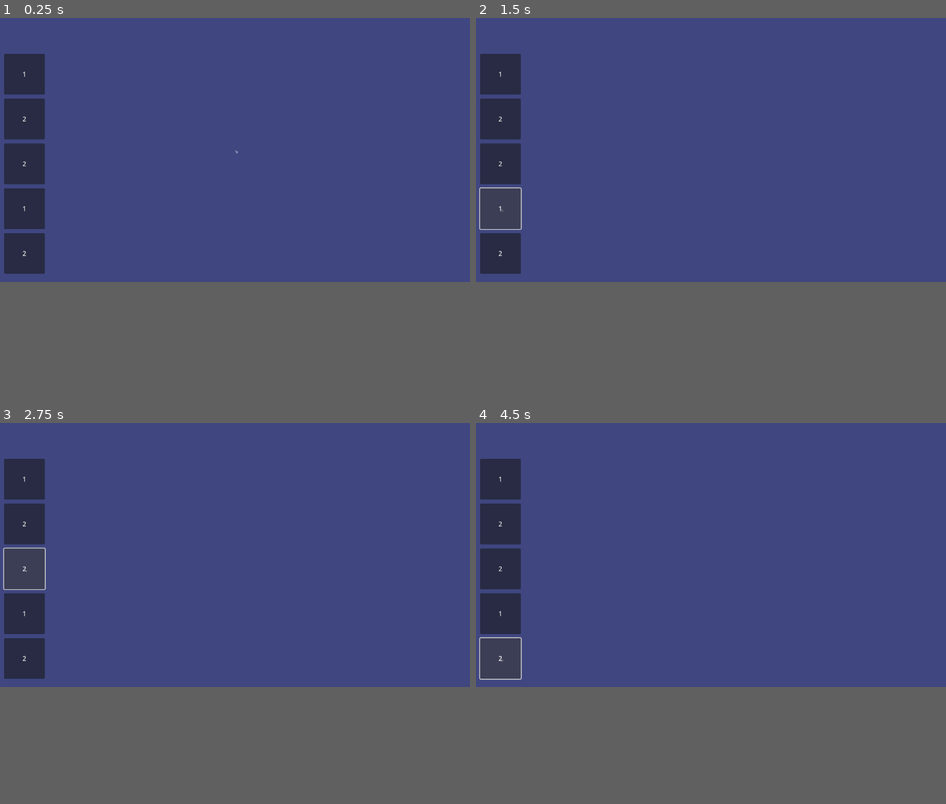
Above: before the commit, frames 1-4 (two rows, left to right).
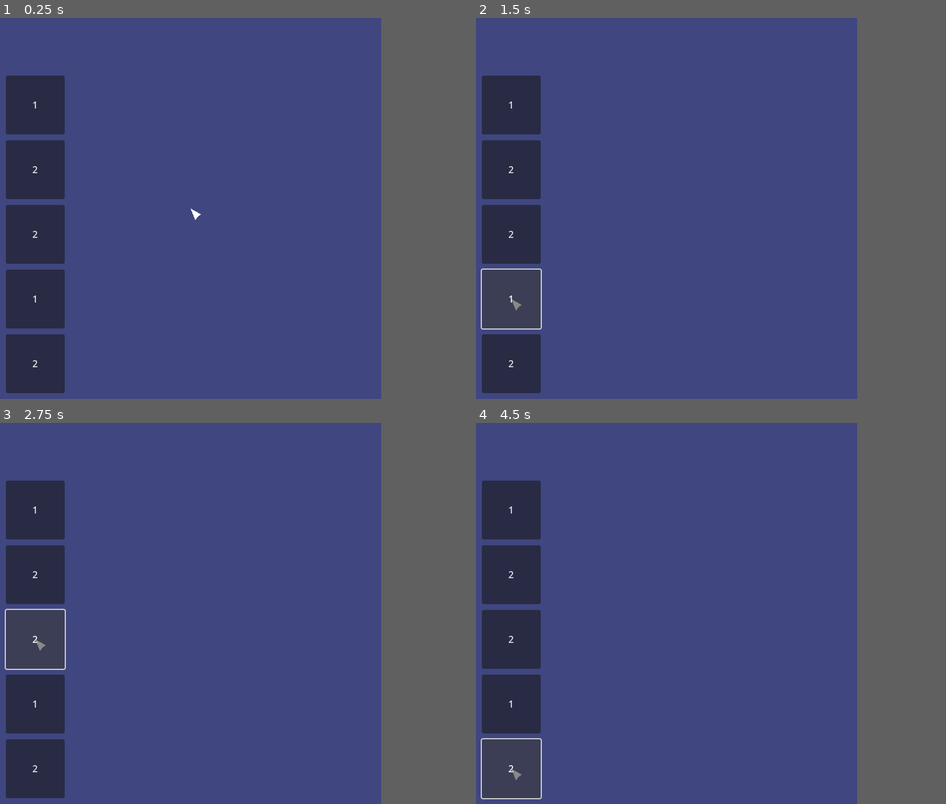
Above: after the commit, the same moments.

Repository: OleksandrLevchuk/Combine-Three
Game: Godot game, scene res://main.tscn
Same seed, same stepped clock (60 frames per second), same inputs: the game is played once before the commit and once after it.
Inputs:
- Up to frame 1 (0.25 s): no input
- Up to frame 2 (1.5 s): click "2" at 0.5 s; click "1" at 1.25 s
- Up to frame 3 (2.75 s): click "2" at 2 s
- Up to frame 4 (4.5 s): click "2" at 2.75 s; click "1" at 3.5 s; click "2" at 4.25 s
In our replay, the window is 799x449 before the commit and 648x648 after it. These sizes can differ from the game's own. Grey fills any space a smaller window leaves; there, only what the larger window draws over its background counts as a difference.

The runs differ from the first frame. In frame 1, 7.2% of the frame differs, in the area x 0-51%, y 9-99%; in frame 2, 7.3%; in frame 3, 7.3%; in frame 4, 7.4%, in the area x 0-15%, y 9-99%.

Commit message:
exported for web

Diff:
--- a/main.tscn
+++ b/main.tscn
@@ -7,18 +7,22 @@
 script/source = "extends Control
 
 
-var column := [ 2, 1, 2, 2, 1 ]
-var tile_scene := preload(\"res://tile.tscn\")
-@onready var GRID_SIZE :int = tile_scene.instantiate().size.x + 10
-@onready var SCREEN_BOTTOM := DisplayServer.window_get_size().y
+var column := [ 2, 1, 2, 2, 1 ] # масив з якого створюватимемо плитки в колонці
+var tile_scene := preload(\"res://tile.tscn\") # берем зразок плитки
+var GRID_GAP := 10 # відстань між плитками
+@onready var GRID_SIZE :int = tile_scene.instantiate().size.x # розмір плиток
+@onready var SCREEN_BOTTOM := DisplayServer.window_get_size().y # низ екрана
 
 
-func _ready():
-	for i in column.size():
-		var tile: Button = tile_scene.instantiate()
-		tile.text = str( column[i] )
-		add_child(tile)
-		tile.position = Vector2( 10, SCREEN_BOTTOM - GRID_SIZE * ( i+1 ) - 10 )
+func _ready(): # тут починається гра
+	for i in column.size(): # ідемо циклом по кожному елементі в масиві
+		var tile: Button = tile_scene.instantiate() #створює плитку
+		tile.text = str( column[i] ) #ставить текст плитки на число з масива
+		# задати положення плитки, відступивши 10 пікс зліва і знизу екрана
+		tile.position = Vector2( GRID_GAP, SCREEN_BOTTOM - GRID_GAP )
+		# відступити вверх на стільки клітинок, який номер в масиві
+		tile.position.y -= i * ( GRID_GAP + GRID_SIZE )
+		add_child( tile ) #додає плитку в дерево об'єктів
 "
 
 [sub_resource type="GDScript" id="GDScript_c442r"]
@@ -55,20 +59,17 @@
 [node name="Button7" parent="." instance=ExtResource("1_l7wyt")]
 visible = false
 layout_mode = 0
-offset_left = 333.0
-offset_top = 8.0
-offset_right = 433.0
-offset_bottom = 108.0
 
 [node name="cursor" type="Polygon2D" parent="."]
 visible = false
-color = Color(1, 1, 1, 0.360784)
+scale = Vector2(2, 2)
 polygon = PackedVector2Array(0, 0, 9, 5, 6, 7, 4, 10)
 script = SubResource("GDScript_c442r")
 metadata/_edit_lock_ = true
 
 [node name="click" type="Polygon2D" parent="."]
 visible = false
+scale = Vector2(2, 2)
 color = Color(1, 1, 1, 0.501961)
 polygon = PackedVector2Array(-5, -4, -4, -5, 0, -6, 4, -5, 5, -4, 6, 0, 5, 4, 4, 5, 0, 6, -4, 5, -5, 4, -6, 0)
 script = SubResource("GDScript_38kav")
--- a/project.godot
+++ b/project.godot
@@ -14,6 +14,10 @@
 run/main_scene="res://main.tscn"
 config/features=PackedStringArray("4.1", "GL Compatibility")
 
+[display]
+
+window/size/viewport_width=648
+
 [editor]
 
 movie_writer/movie_file="C:/Users/Me/Desktop/Godot Projects/Combine Three/godot recording.avi"
--- a/tile.tscn
+++ b/tile.tscn
@@ -9,6 +9,7 @@
 
 func _ready():
 	set_process( false )
+	position.y -= size.y
 
 
 func _process( _delta ):
Binary file added: web/Combine Three.apple-touch-icon.png
Binary file added: web/Combine Three.icon.png
Binary file added: web/Combine Three.png
Not shown, added: web/export_presets.cfg
Not shown, changed: godot recording.avi
Not shown, added: web/Combine Three.audio.worklet.js
Not shown, added: web/Combine Three.html
Not shown, added: web/Combine Three.js
Not shown, added: web/Combine Three.pck
Not shown, added: web/Combine Three.wasm
Not shown, added: web/Combine Three.worker.js
